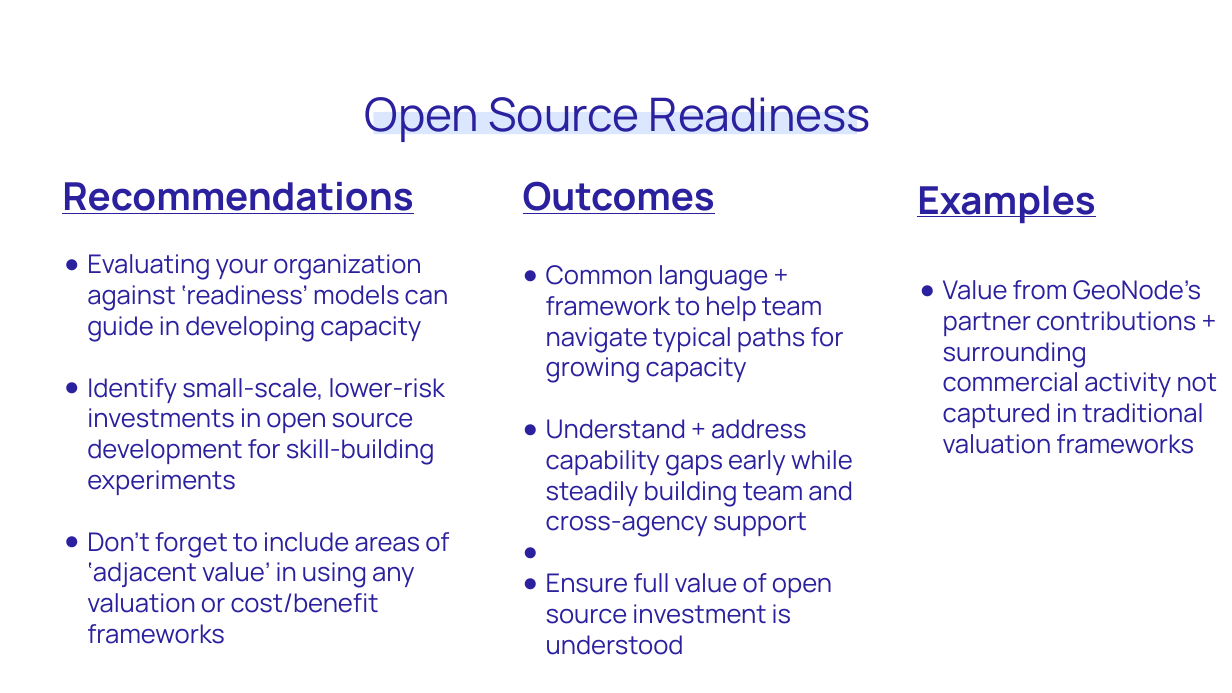
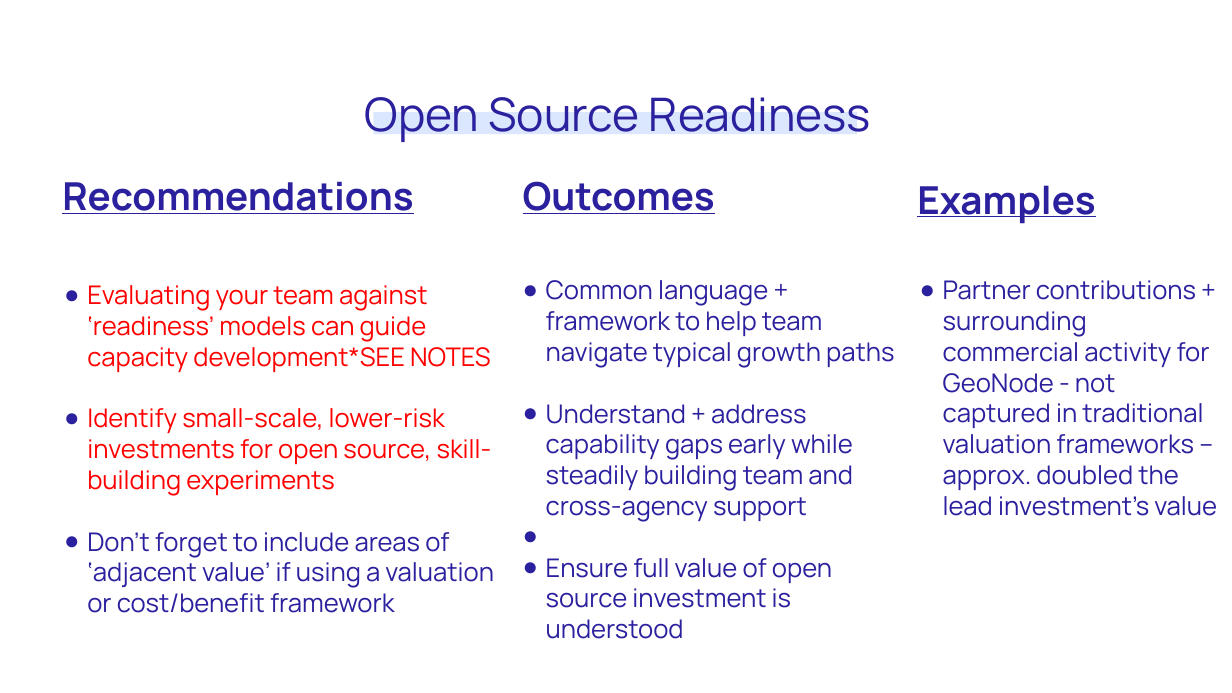
Before and after one commit to unicef/publicgoods-toolkit, a slide deck: slide 7 of dpg-toolkit-overview.odp. Drawn at 1232x693 pixels with LibreOffice and Linux fonts; fonts in the diff are those of the drawing. Boxes give left, top, right and bottom in pixels: in the first picture for what was removed or moved away, otherwise in the second. Text is boxed around its words. In the diff, an @@ line names an element or a change of style, - is before the commit and + after.

```diff
--- a/dpg-toolkit-overview.odp
+++ b/dpg-toolkit-overview.odp
@@ text at (87, 285, 494, 613): text changed; text colour #2B209E to #FF0000 @@
-● Evaluating your organization against ‘readiness’ models can guide in developing capacity
-● Identify small-scale, lower-risk investments in open source development for skill-building experiments
-● Don’t forget to include areas of ‘adjacent value’ in using any valuation or cost/benefit frameworks
+● Evaluating your team against ‘readiness’ models can guide capacity development*SEE NOTES
+● Identify small-scale, lower-risk investments for open source, skill-building experiments
+● Don’t forget to include areas of ‘adjacent value’ if using a valuation or cost/benefit framework
@@ text at (546, 280, 894, 368): text changed @@
-● Common language + framework to help team navigate typical paths for growing capacity
+● Common language + framework to help team navigate typical growth paths
@@ text at (943, 280, 1217, 516): text changed @@
-● Value from GeoNode’s partner contributions + surrounding commercial activity not captured in traditional valuation frameworks
+● Partner contributions + surrounding commercial activity for GeoNode - not captured in traditional valuation frameworks – approx. doubled the lead investment’s value
```
Also in this commit, not shown: 7 other slides changed, 1 other file.
